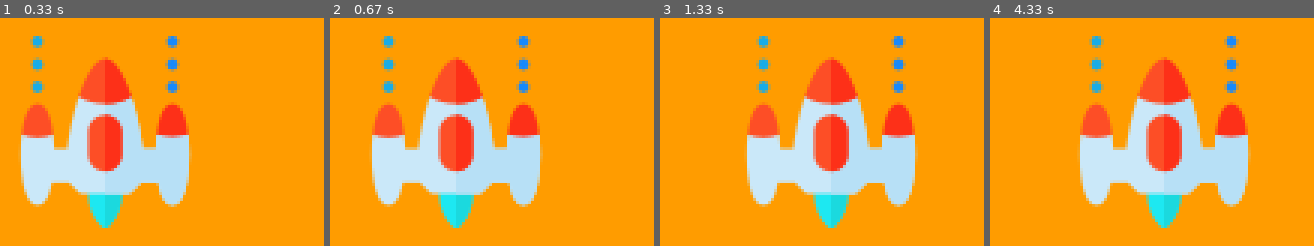
Above: before the commit, frames 1-4 (left to right).
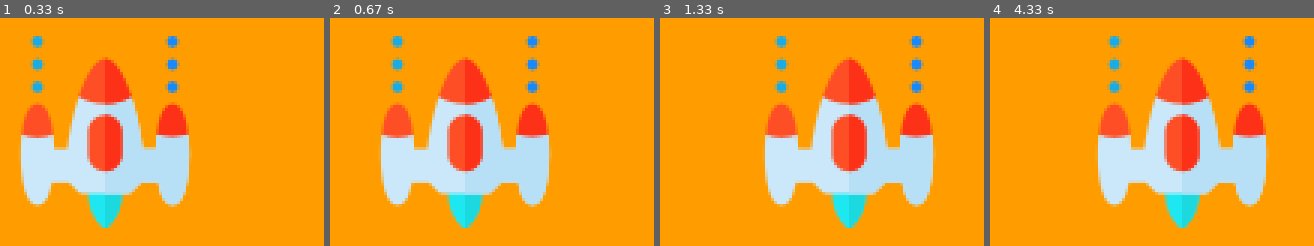
Above: after the commit, the same moments.

Repository: NISAMLC/My_game_repository_onGitHub
Game: pygame game, started from PyGame_End_To_End.py
The game is run twice, just before and just after one commit, with the same random seed, the same clock (stepped at 60 frames per second) and the same inputs.
Inputs:
- Up to frame 1 (0.33 s): no input
- Up to frame 2 (0.67 s): hold Right from 0.33 s (still down)
- Up to frame 3 (1.33 s): release Right at 0.8 s; hold Right 0.83-1.3 s
- Up to frame 4 (4.33 s): hold Left 1.33-1.87 s; hold Left 1.9-2.3 s; hold Right 2.33-2.97 s; hold Left 3-3.47 s; hold Right 3.5-3.97 s; hold Right from 4 s (still down)

Frame 1 is identical in both runs. In frame 2, 15% of the frame differs, in the area x 12-69%, y 7-93%; in frame 3, 23%, in the area x 25-86%, y 7-93%; in frame 4, 23%.

Commit message:
initial commit

Diff:
--- a/PyGame_End_To_End.py
+++ b/PyGame_End_To_End.py
@@ -35,9 +35,9 @@
         if event.type==pygame.KEYDOWN:
             print("A keystroke is pressed")
             if event.key ==pygame.K_LEFT:
-                player_change = -0.4
+                player_change = -0.5
             if event.key ==pygame.K_RIGHT:
-                player_change = 0.4
+                player_change = 0.5
         if event.type==pygame.KEYUP:
             if event.key == pygame.K_LEFT or event.key == pygame.K_RIGHT:
                 player_change = 0
